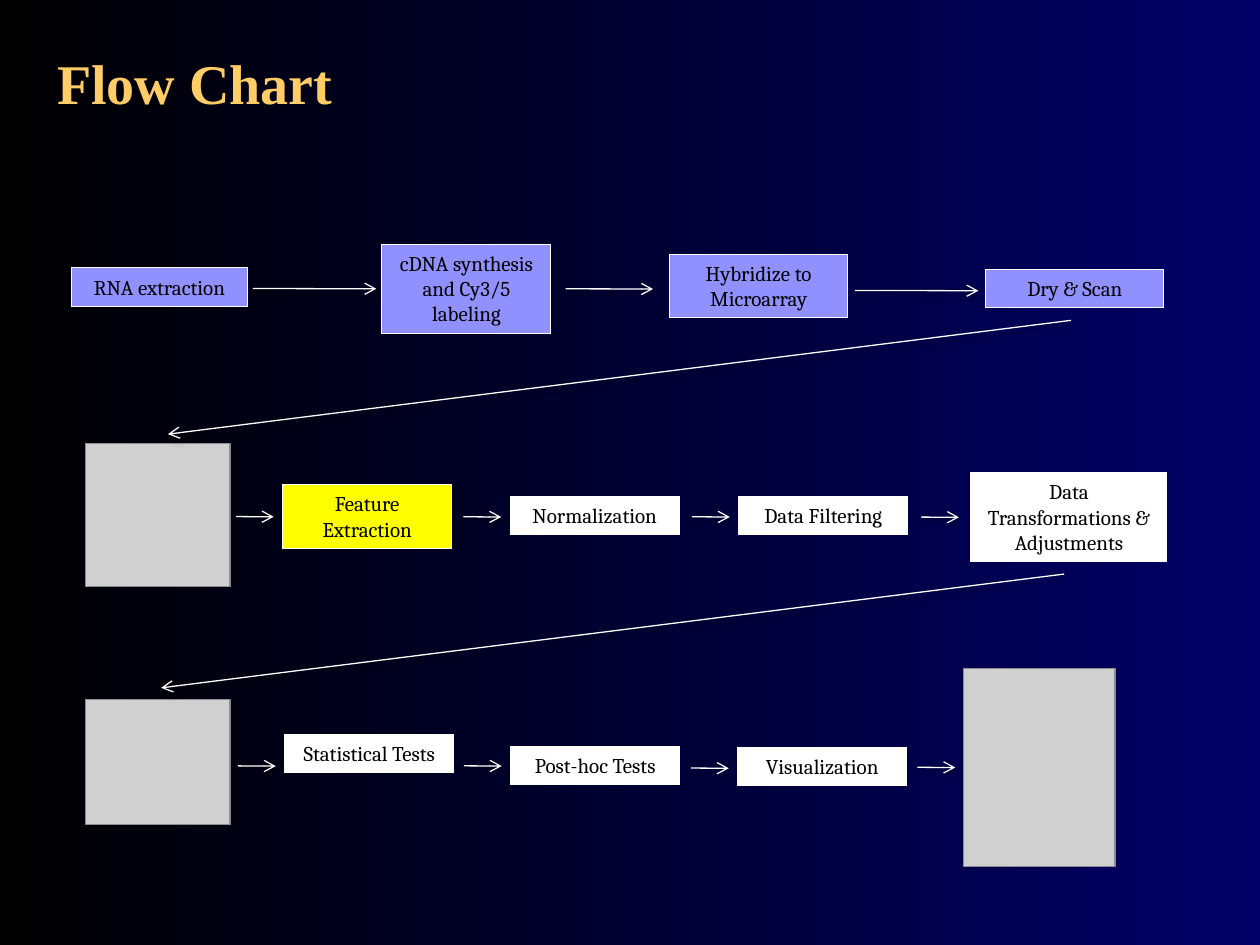
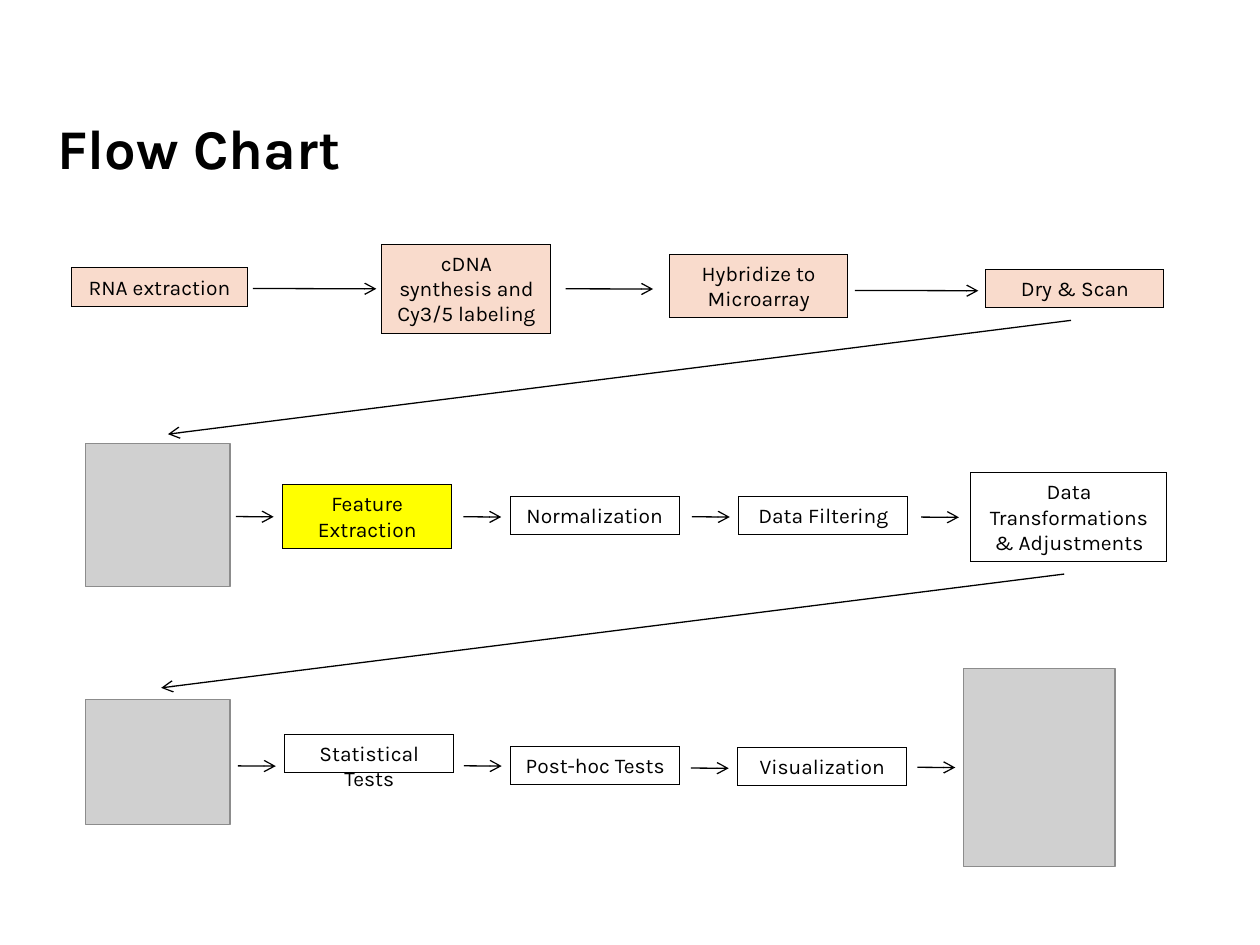
Before and after one commit to agmcarthur/Biochem-3BP3, a slide deck: slide 14 of Lectures/Lecture 8 - Gene Expression.pptx. Drawn at 1260x945 pixels with LibreOffice and Linux fonts; fonts in the diff are those of the drawing; grey boxes stand for pictures. Boxes give left, top, right and bottom in pixels: in the first picture for what was removed or moved away, otherwise in the second. Text is boxed around its words. In the diff, an @@ line names an element or a change of style, - is before the commit and + after.

```diff
--- a/Lectures/Lecture 8 - Gene Expression.pptx
+++ b/Lectures/Lecture 8 - Gene Expression.pptx
@@ background gradient #000000 to #000066 to #FFFFFF @@
@@ title "Flow Chart" at bbox=[57, 130, 340, 170]: font Times New Roman to Karla, text colour #FFCC66 to #000000; line spacing 1 to 0.9; vertical alignment middle to bottom @@
@@ arrow (253, 289) - (377, 289): stroke #FFFFFF 0.75 pt to #000000 0.75 pt @@
@@ arrow (566, 289) - (653, 289): stroke #FFFFFF 0.75 pt to #000000 0.75 pt @@
@@ arrow (856, 291) - (978, 291): stroke #FFFFFF 0.75 pt to #000000 0.75 pt @@
@@ font Cambria to Karla; fill #9191FF to #F9DCCC; outline #FFFFFF 0.75 pt to #000000 0.75 pt in 4 elements at bbox=[72, 268, 248, 306], bbox=[382, 244, 551, 334], bbox=[669, 255, 847, 318], bbox=[985, 270, 1163, 307] @@
@@ arrow (1071, 320) - (168, 435): stroke #FFFFFF 0.75 pt to #000000 0.75 pt @@
@@ arrow (236, 517) - (273, 517): stroke #FFFFFF 0.75 pt to #000000 0.75 pt @@
@@ arrow (464, 517) - (501, 517): stroke #FFFFFF 0.75 pt to #000000 0.75 pt @@
@@ arrow (692, 517) - (730, 517): stroke #FFFFFF 0.75 pt to #000000 0.75 pt @@
@@ arrow (921, 517) - (959, 518): stroke #FFFFFF 0.75 pt to #000000 0.75 pt @@
@@ arrow (1065, 575) - (161, 688): stroke #FFFFFF 0.75 pt to #000000 0.75 pt @@
@@ font Cambria to Karla; outline #FFFFFF 0.75 pt to #000000 0.75 pt in 7 elements at bbox=[282, 485, 451, 548], bbox=[510, 496, 679, 534], bbox=[738, 496, 907, 534], bbox=[971, 472, 1168, 562], bbox=[285, 735, 454, 772], bbox=[510, 747, 679, 785], bbox=[737, 747, 906, 785] @@
@@ arrow (238, 766) - (276, 766): stroke #FFFFFF 0.75 pt to #000000 0.75 pt @@
@@ arrow (464, 766) - (501, 766): stroke #FFFFFF 0.75 pt to #000000 0.75 pt @@
@@ arrow (690, 769) - (728, 769): stroke #FFFFFF 0.75 pt to #000000 0.75 pt @@
@@ arrow (917, 767) - (955, 767): stroke #FFFFFF 0.75 pt to #000000 0.75 pt @@
```
Also in this commit, not shown: 39 other slides changed, 13 other files.
